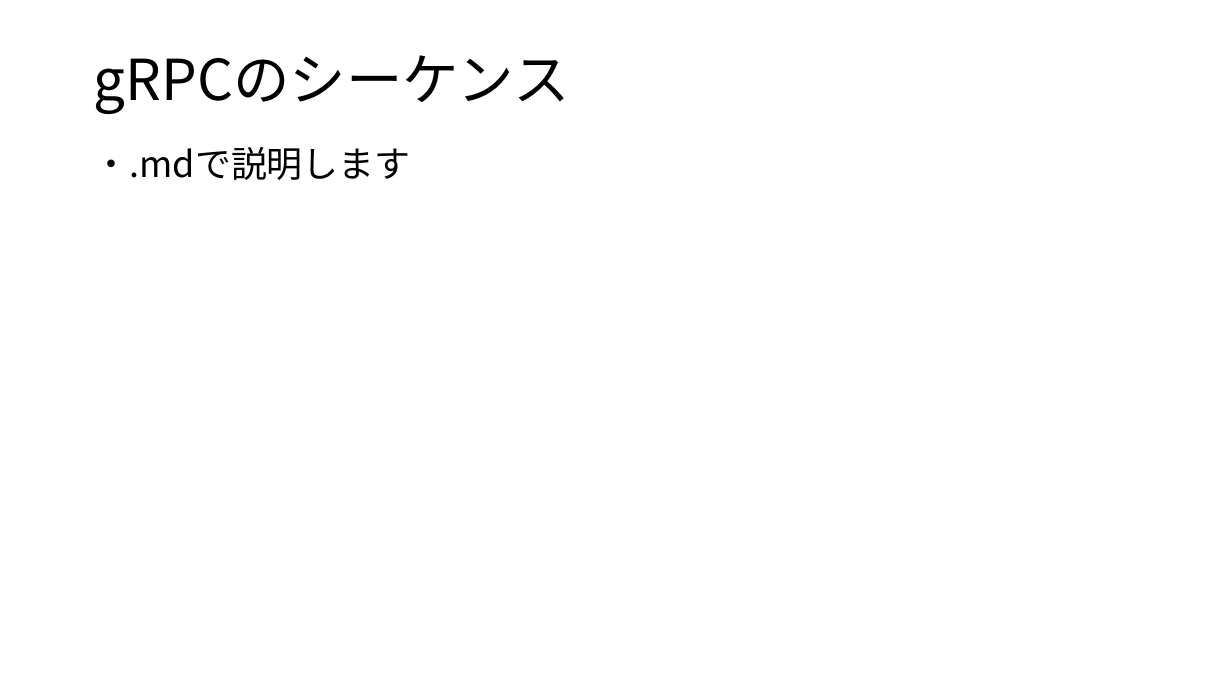
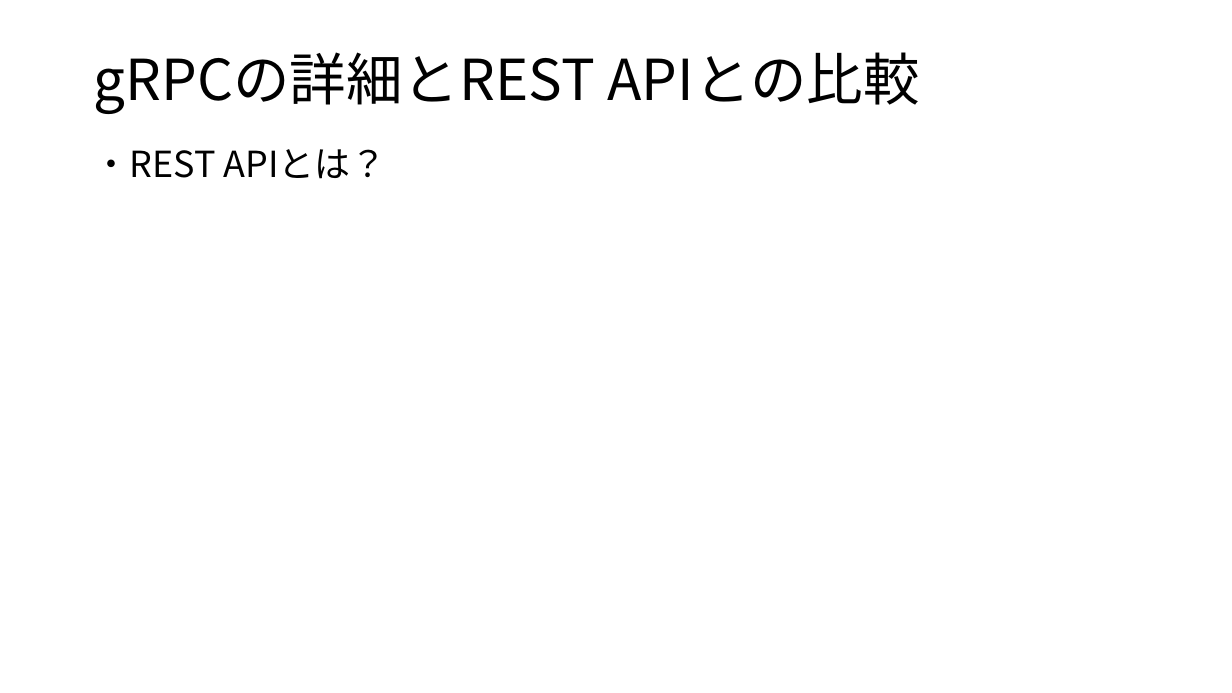
Before and after one commit to koga-miko/misc, a slide deck: slide 10 of raspberry-pi-report/gRPCについて.pptx. Drawn at 1232x693 pixels with LibreOffice and Linux fonts; fonts in the diff are those of the drawing. Boxes give left, top, right and bottom in pixels: in the first picture for what was removed or moved away, otherwise in the second. Text is boxed around its words. In the diff, an @@ line names an element or a change of style, - is before the commit and + after.

```diff
--- a/raspberry-pi-report/gRPCについて.pptx
+++ b/raspberry-pi-report/gRPCについて.pptx
@@ title at <box>94,52,920,114</box>: text changed @@
-gRPCのシーケンス
+gRPCの詳細とREST APIとの比較
@@ text at <box>94,149,387,179</box>: text changed @@
-・.mdで説明します
+・REST APIとは？
```
Also in this commit, not shown: 8 other slides changed, 3 other files.
